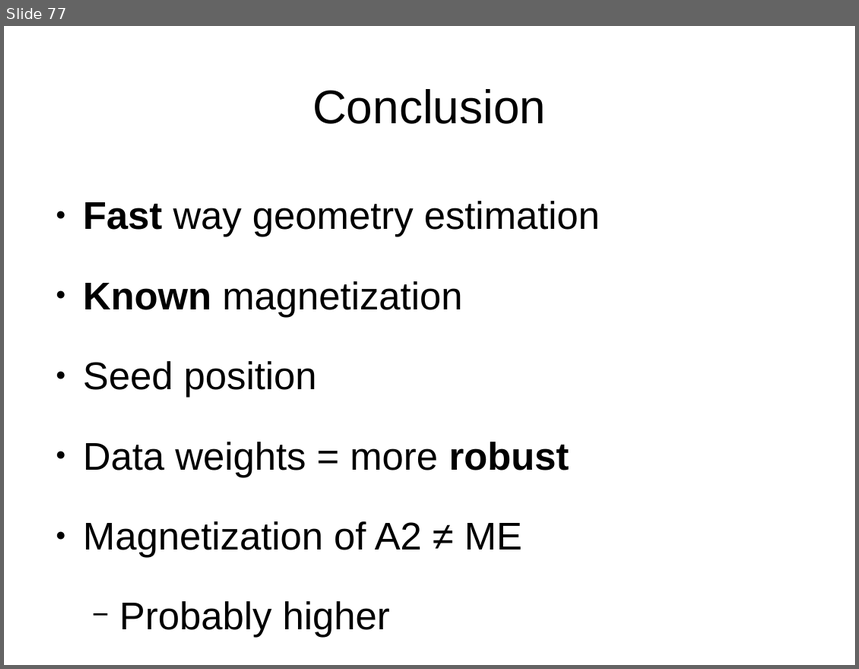
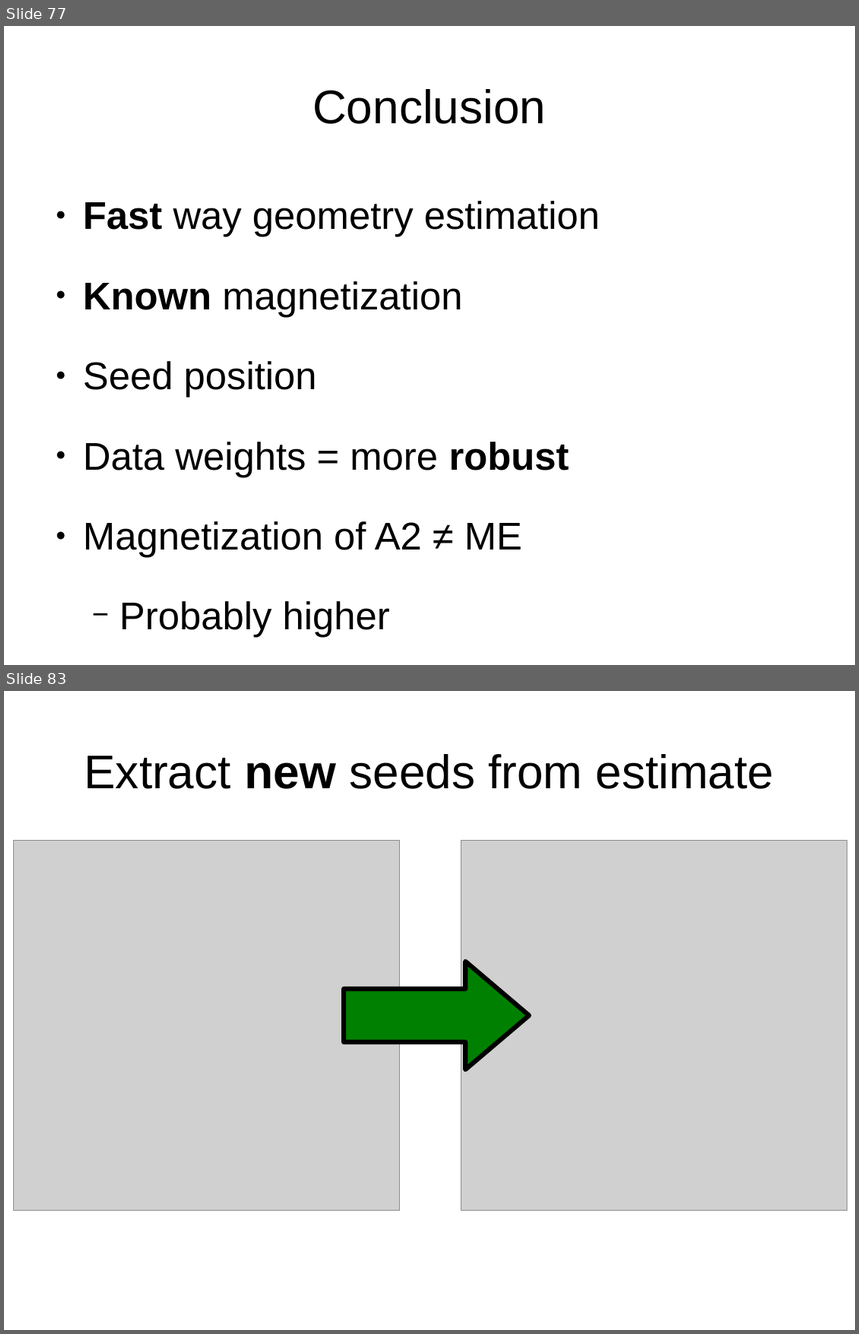
Before and after one commit to leouieda/agu-cancun2013, a slide deck: presentation/uieda_oliveirajr_barbosa.odp. Shown one above the other, each under a label of ours: slide 77 before the commit, slides 77 and 83 after it; the slides between them are not shown. The pictures are 859x669 and 859x1334 pixels, drawn with LibreOffice and Linux fonts; fonts in the diff are those of the drawing; grey boxes stand for pictures. Boxes give left, top, right and bottom in pixels: in the first picture for what was removed or moved away, otherwise in the second. Text is boxed around its words. In the diff, an @@ line names an element or a change of style, - is before the commit and + after.

Commit message:
Finished extra section with spine results

```diff
--- a/presentation/uieda_oliveirajr_barbosa.odp
+++ b/presentation/uieda_oliveirajr_barbosa.odp
@@ slide 83 added at <box>4,691,855,1330</box>, background #FFFFFF @@
@@ title added at <box>85,754,775,789</box>, 44 pt, text #000000 @@
+Extract new seeds from estimate
@@ picture added at <box>13,841,399,1211</box> @@
@@ picture added at <box>462,841,848,1211</box> @@
@@ right arrow added at <box>344,962,529,1069</box>, fill #008000, outline #000000 4.31 pt @@
```
Also in this commit, not shown: 7 other slides added, 1 slide removed, 8 other files.
